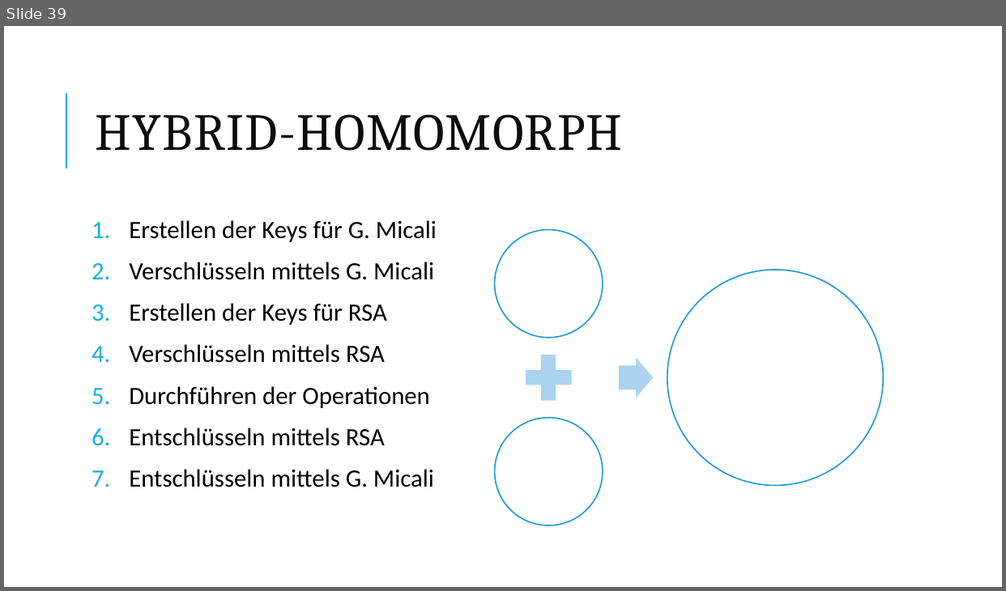
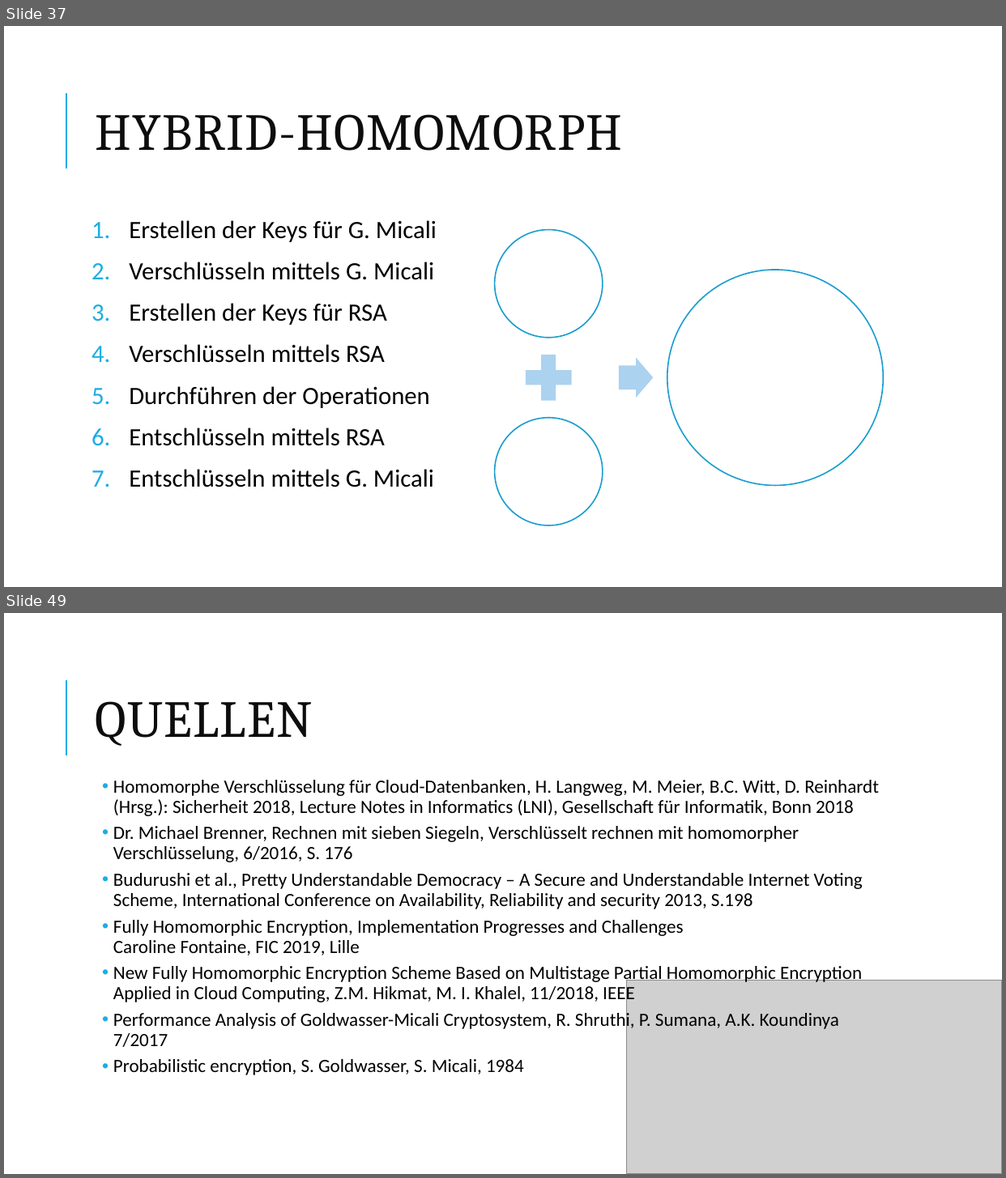
Before and after one commit to kohlerta/Krypto, a slide deck: hannah_raimund_tanja.pptx. Shown one above the other, each under a label of ours: slide 39 before the commit, slides 37 and 49 after it; the slides between them are not shown. The pictures are 1006x591 and 1006x1178 pixels, drawn with LibreOffice and Linux fonts; fonts in the diff are those of the drawing; grey boxes stand for pictures. Boxes give left, top, right and bottom in pixels: in the first picture for what was removed or moved away, otherwise in the second. Text is boxed around its words. In the diff, an @@ line names an element or a change of style, - is before the commit and + after.

```diff
--- a/hannah_raimund_tanja.pptx
+++ b/hannah_raimund_tanja.pptx
@@ slide 49 added at [4, 613, 1002, 1174], background #FFFFFF; not listed: 1 template element that a slide beside it also shows @@
@@ title added at [96, 701, 313, 746], 50 pt, text #0D0D0D @@
+QUELLEN
@@ text added at [113, 780, 879, 1076], 18 pt, text #000000 @@
+  • Homomorphe Verschlüsselung für Cloud-Datenbanken, H. Langweg, M. Meier, B.C. Witt, D. Reinhardt (Hrsg.): Sicherheit 2018, Lecture Notes in Informatics (LNI), Gesellschaft für Informatik, Bonn 2018
+  • Dr. Michael Brenner, Rechnen mit sieben Siegeln, Verschlüsselt rechnen mit homomorpher Verschlüsselung, 6/2016, S. 176
+  • Budurushi et al., Pretty Understandable Democracy – A Secure and Understandable Internet Voting Scheme, International Conference on Availability, Reliability and security 2013, S.198
+  • Fully Homomorphic Encryption, Implementation Progresses and Challenges
+    Caroline Fontaine, FIC 2019, Lille
+  • New Fully Homomorphic Encryption Scheme Based on Multistage Partial Homomorphic Encryption Applied in Cloud Computing, Z.M. Hikmat, M. I. Khalel, 11/2018, IEEE
+  • Performance Analysis of Goldwasser-Micali Cryptosystem, R. Shruthi, P. Sumana, A.K. Koundinya 7/2017
+  • Probabilistic encryption, S. Goldwasser, S. Micali, 1984
@@ picture added at [627, 981, 1002, 1174] @@
@@ what was slide 39 is now slide 37 @@
```
Also in this commit, not shown: 17 slides changed, 15 other slides added, 10 slides removed, 7 other files.
